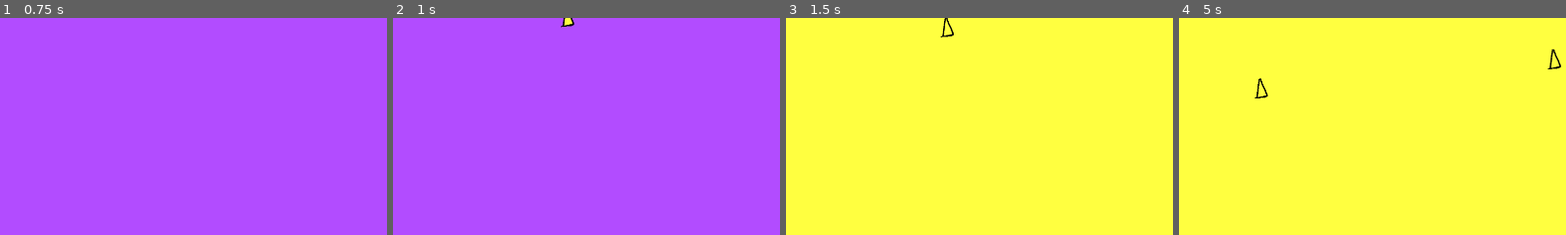
Above: before the commit, frames 1-4 (left to right).
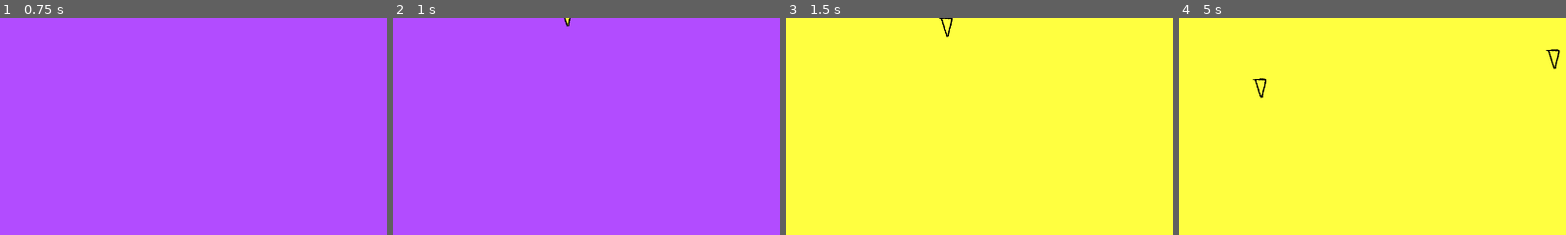
Above: after the commit, the same moments.

Repository: abarichello/game-off
Game: Godot game, scene res://scenes/Main.tscn
Same seed, same stepped clock (60 frames per second), same inputs: the game is played once before the commit and once after it.
Inputs (mouse positions are % of the whole screen's width and height, from its top left):
- Up to frame 1 (0.75 s): tap Enter at 0.5 s; move the mouse to (72, 45) at 0.52 s; press the mouse at (72, 45) at 0.53 s; hold Up (ui_up) from 0.53 s (still down)
- Up to frame 2 (1 s): keep holding Up (ui_up)
- Up to frame 3 (1.5 s): move the mouse to (30, 55) at 1.27 s; release Up (ui_up) at 1.28 s; release the mouse at (30, 55) at 1.28 s; hold Down (ui_down) from 1.28 s (still down); right-click (30, 55) at 1.35 s
- Up to frame 4 (5 s): move the mouse to (60, 28) at 2.02 s; release Down (ui_down) at 2.03 s; press the mouse at (60, 28) at 2.03 s; hold Up (ui_up) 2.03-3.53 s; move the mouse to (45, 70) at 2.77 s; release the mouse at (45, 70) at 2.78 s; right-click (45, 70) at 2.85 s; move the mouse to (80, 65) at 3.52 s; press the mouse at (80, 65) at 3.53 s; hold Down (ui_down) from 3.53 s (still down); move the mouse to (20, 35) at 4.27 s; release the mouse at (20, 35) at 4.28 s; right-click (20, 35) at 4.35 s
The pictures show only the part of the screen within x 50-100%, y 0-50%; the shares and areas given below are measured in that part.

Frame 1 is identical in both runs. In frame 2, 0.1% of the frame differs, in the area x 43-47%, y 0-5%; in frame 3, 0.2%; in frame 4, 0.4%, in the area x 19-99%, y 14-38%.
Error in both runs: Invalid get index 'MISSILE' (on base: 'Node (GLOBAL.gd)'). (res://scripts/EnemyGenerator.gd:12)

Commit message:
Implement ExplosionArea

Diff:
--- a/scenes/Projectile.tscn
+++ b/scenes/Projectile.tscn
@@ -8,6 +8,11 @@
 
 custom_solver_bias = 0.0
 extents = Vector2( 24, 24 )
+
+[sub_resource type="CircleShape2D" id=2]
+
+custom_solver_bias = 0.0
+radius = 115.573
 
 [node name="Projectile" type="RigidBody2D"]
 input_pickable = false
@@ -40,4 +45,21 @@
 [node name="VisibilityNotifier" type="VisibilityNotifier2D" parent="."]
 rect = Rect2( -12, -12, 22, 24 )
 
+[node name="ExplosionArea" type="Area2D" parent="."]
+input_pickable = true
+gravity_vec = Vector2( 0, 1 )
+gravity = 98.0
+linear_damp = 0.1
+angular_damp = 1.0
+collision_layer = 0
+collision_mask = 0
+audio_bus_override = false
+audio_bus_name = "Master"
+
+[node name="ExplosionShape" type="CollisionShape2D" parent="ExplosionArea"]
+shape = SubResource( 2 )
+
+[connection signal="body_entered" from="." to="." method="_on_Projectile_body_entered"]
 [connection signal="screen_exited" from="VisibilityNotifier" to="." method="_on_VisibilityNotifier2D_screen_exited"]
+[connection signal="body_entered" from="ExplosionArea" to="." method="_on_ExplosionArea_body_entered"]
+[connection signal="body_exited" from="ExplosionArea" to="." method="_on_ExplosionArea_body_exited"]
--- a/scripts/Cannon.gd
+++ b/scripts/Cannon.gd
@@ -5,10 +5,7 @@
 const UPPER_LIMIT: int = -85
 const LOWER_LIMIT: int = -5
 
-var angle = -45
-
-func _ready():
-	pass
+var angle: float = -45.0
 
 func _process(delta):
 	$Sprite.set_rotation(deg2rad(self.angle))
@@ -49,4 +46,4 @@
 # --- Signals ---
 
 func _on_FireCooldown_timeout():
-	pass # Replace with function body.
+	pass
--- a/scripts/GLOBAL.gd
+++ b/scripts/GLOBAL.gd
@@ -7,7 +7,7 @@
 
 const DEF_SPEED: float = 5.0
 const MISSILE_SPEED: Dictionary = { "min": 0.1, "max": 1 }
-const BULLET_SPEED: float = 5.0
+const BULLET_SPEED: float = 10.0
 
 const LOW_COLLISION: int = 2
 const HIGH_COLLISION: int = 3
--- a/scripts/Projectile.gd
+++ b/scripts/Projectile.gd
@@ -3,12 +3,17 @@
 var MissileSprite: Texture = load("res://resources/img/missile-placeholder.png")
 var BulletSprite: Texture = load("res://resources/img/bullet-placeholder.png")
 
+var bodies_in_area: Array = []
 var sprite_type: int
 var speed: float = GLOBAL.DEF_SPEED
+var armed: bool = false
 
 func _ready():
 	self.gravity_scale = 0.0
 	self.friction = 0
+	self.contact_monitor = true
+	self.contacts_reported = 1
+	#$ExplosionArea/ExplosionShape.disabled = true
 
 func setup(sprite_type: int, speed: float) -> void:
 	self.sprite_type = sprite_type
@@ -16,6 +21,8 @@
 
 	if sprite_type == GLOBAL.BULLET:
 		$Mask/Sprite.set_texture(self.BulletSprite)
+		self.armed = true
+		$ExplosionArea/ExplosionShape.disabled = false
 	else:
 		$Mask/Sprite.set_texture(self.MissileSprite)
 
@@ -26,15 +33,34 @@
 func set_random_color() -> void:
 	$Mask.set_random_color()
 
-func update_collision_layer():
+func update_collision_layer() -> void:
 	if $Mask.highlighted:
 		self.set_collision_layer_bit(GLOBAL.HIGH_COLLISION, 1)
 		self.set_collision_mask_bit(GLOBAL.HIGH_COLLISION, 1)
+		$ExplosionArea.set_collision_layer_bit(GLOBAL.HIGH_COLLISION, 1)
+		$ExplosionArea.set_collision_mask_bit(GLOBAL.HIGH_COLLISION, 1)
 	else:
 		self.set_collision_layer_bit(GLOBAL.LOW_COLLISION, 1)
 		self.set_collision_mask_bit(GLOBAL.LOW_COLLISION, 1)
+		$ExplosionArea.set_collision_layer_bit(GLOBAL.LOW_COLLISION, 1)
+		$ExplosionArea.set_collision_mask_bit(GLOBAL.LOW_COLLISION, 1)
 
 # --- Signals ---
 
 func _on_VisibilityNotifier2D_screen_exited():
 	self.queue_free()
+
+func _on_Projectile_body_entered(body: PhysicsBody2D):
+	if armed:
+		for missile in bodies_in_area:
+			print(missile)
+			missile.queue_free()
+		self.queue_free()
+
+func _on_ExplosionArea_body_entered(body: PhysicsBody2D):
+	if armed and body.get_node("Mask").highlighted == $Mask.highlighted:
+		bodies_in_area.push_front(body)
+
+func _on_ExplosionArea_body_exited(body: PhysicsBody2D):
+	if armed:
+		bodies_in_area.erase(body)
Binary file changed: resources/img/missile-placeholder.png
Not shown: 1 places in scenes/Projectile.tscn that only renumber resources
